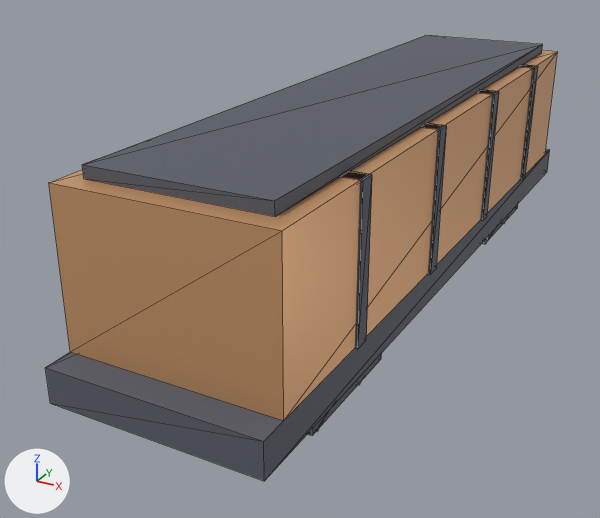
What one commit did to the glTF model jogo/assets/modelos/transporte/veiculos/vagao_carga.glb.
Before and after are seen from a 50 mm lens placed at (1.25, -2.89, 1.51), pointed at (-0.21, -0.23, 0.18). The lights are fixed; the arrows at lower left show +X, +Y and +Z. The older version comes first. Mesh edges are drawn as thin lines. Where no turn or scale is listed for an object, it has been applied to the vertices. Vertices at exactly the same position are counted once.

The first picture shows 'vagao_carga_corpo', 'vagao_carga_truque0' and 1 more.
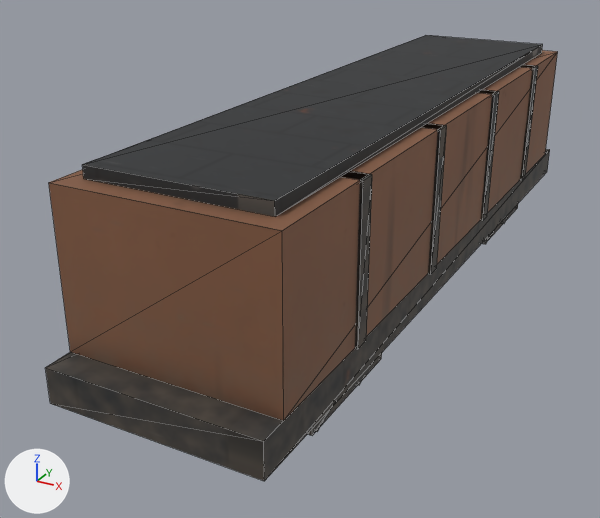
The change, as a diff of the scene's bpy script:
```diff
--- a/jogo/assets/modelos/transporte/veiculos/vagao_carga.glb.py
+++ b/jogo/assets/modelos/transporte/veiculos/vagao_carga.glb.py
@@ img_vagao_carga_tex @@
+img_vagao_carga_tex = load_image('vagao_carga_tex', '_unpacked/vagao_carga_tex', 1024, 1024, 'sRGB')
@@ mat_vagao_carga_tex @@
+mat_vagao_carga_tex = principled_material('vagao_carga_Tex')
+mat_vagao_carga_tex.texture = img_vagao_carga_tex
+mat_vagao_carga_tex.metallic = 0.15
+mat_vagao_carga_tex.roughness = 0.7
@@ me_vagao_carga_corpo @@
 me_vagao_carga_corpo.from_pydata(...)  # 56 vertices, 84 faces; spans x -0.37..0.37, y -1.45..1.45, z 0.04..0.72
 # used by ob_vagao_carga_corpo; location = (0.0, 0.0, 0.12)
+# me_vagao_carga_corpo part 1: all 72 faces that had it switch from mat_p_escuro (dark grey #595d69) to mat_vagao_carga_tex (picture img_vagao_carga_tex)
+# me_vagao_carga_corpo part 2: all 12 faces that had it switch from mat_p_cobre (beige #e5ad7c) to mat_vagao_carga_tex (picture img_vagao_carga_tex)
+# me_vagao_carga_corpo part 3: texture (UV) coordinates of 84 of 84 faces, centred in x -0.37..0.37, y -1.45..1.45, z 0.04..0.72, changed; they spanned u 0.0..0.0, v 0.0..0.0 and now span u 0.0..1.0, v 0.0..1.0
@@ me_vagao_carga_truque0 @@
 me_vagao_carga_truque0.from_pydata(...)  # 72 vertices, 124 faces; spans x -0.31..0.31, y -0.25..0.25, z -0.12..0.04
 # used by ob_vagao_carga_truque0; location = (0.0, -0.85, 0.12)
-me_vagao_carga_truque0.materials.append(mat_p_metal)  # light grey #adb5bf
+# me_vagao_carga_truque0 part 4: all 12 faces that had it switch from mat_p_escuro (dark grey #595d69) to mat_vagao_carga_tex (picture img_vagao_carga_tex)
```

Changed parts and their boxes [x1, y1, x2, y2] in the pictures (600 x 518 px):
'vagao_carga_corpo', recoloured, surface changed (darker): [45, 35, 558, 481] in both
part 1 of me_vagao_carga_corpo, recoloured (darker): [45, 35, 550, 481] in both
part 2 of me_vagao_carga_corpo, recoloured (beige to brown): [49, 50, 558, 421] in both
part 3 of me_vagao_carga_corpo, surface changed (darker): [45, 35, 558, 481] in both
part 4 of me_vagao_carga_truque0, recoloured: [308, 353, 382, 435] in both
